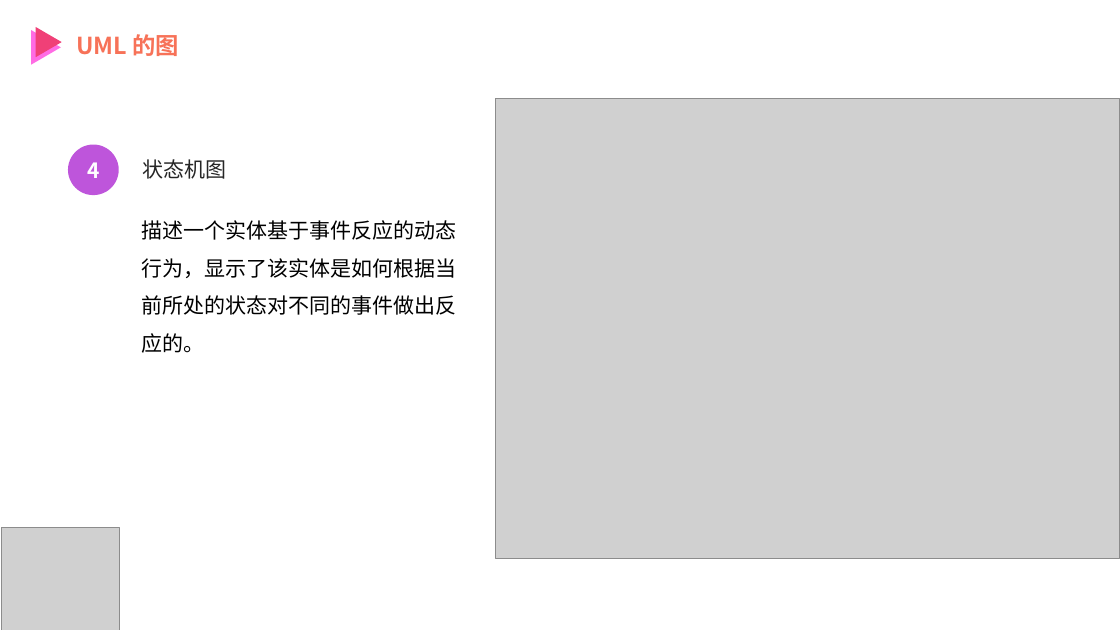
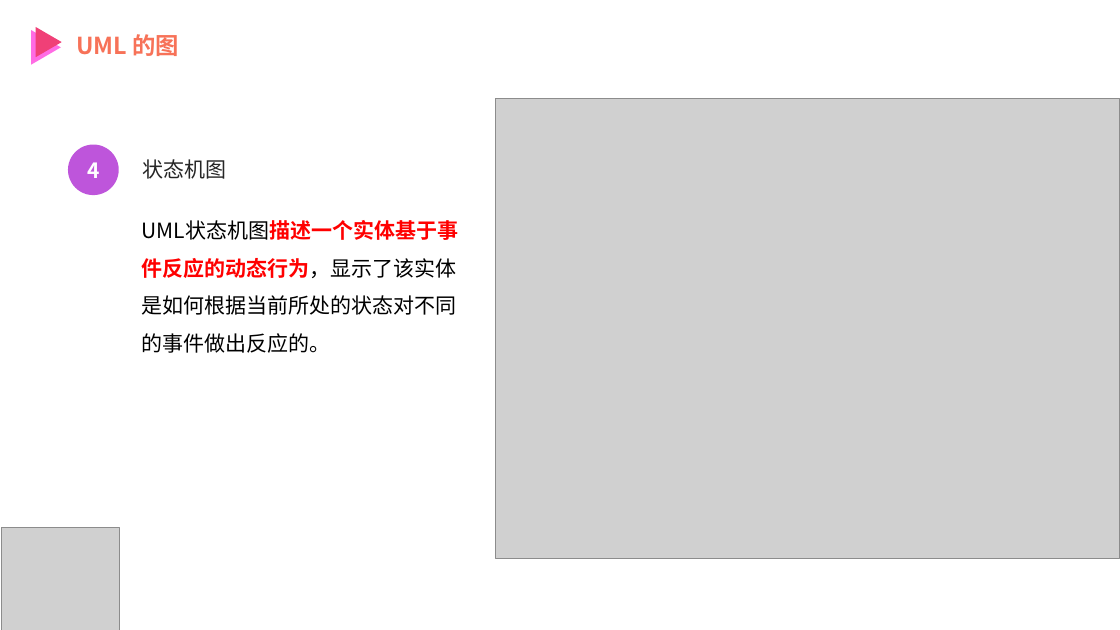
Before and after one commit to MrBlackry/SE-Education-Assistant-System, a slide deck: slide 39 of 非受控文档/陈铭阳/PRD2018-G12-UML概述PPT.pptx. Drawn at 1120x630 pixels with LibreOffice and Linux fonts; fonts in the diff are those of the drawing; grey boxes stand for pictures. Boxes give left, top, right and bottom in pixels: in the first picture for what was removed or moved away, otherwise in the second. Text is boxed around its words. In the diff, an @@ line names an element or a change of style, - is before the commit and + after.

```diff
--- a/非受控文档/陈铭阳/PRD2018-G12-UML概述PPT.pptx
+++ b/非受控文档/陈铭阳/PRD2018-G12-UML概述PPT.pptx
@@ text at box(142, 258, 457, 353): text changed @@
-描述一个实体基于事件反应的动态行为，显示了该实体是如何根据当前所处的状态对不同的事件做出反应的。
+UML状态机图描述一个实体基于事件反应的动态行为，显示了该实体是如何根据当前所处的状态对不同的事件做出反应的。
```
Also in this commit, not shown: 31 other slides changed.
